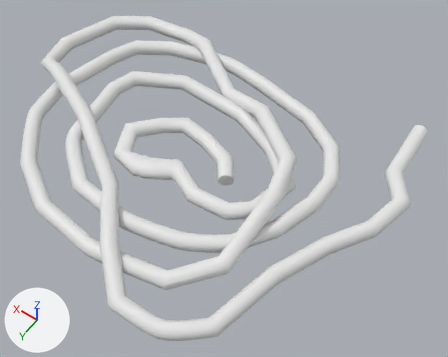
One commit to the FBX model ZA Groupe 2/Assets/Art/3D Models/Props/ME_Rope_01.fbx: the scene before it, then after it.
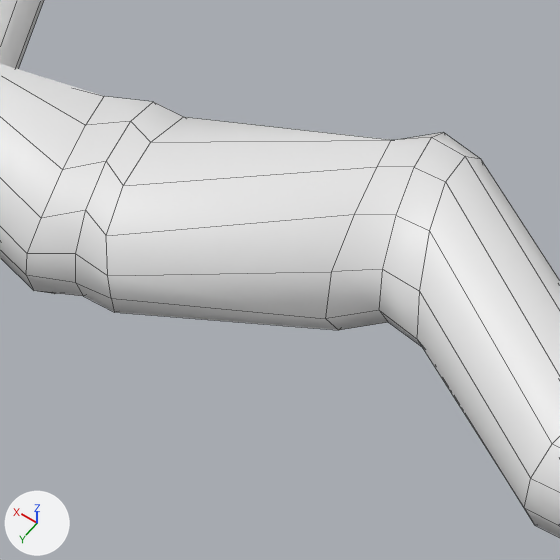
Each version is shown whole from a 50 mm lens placed at (-0.807, 0.847, 1.363), pointed at (-0.172, -0.041, -0.032), then close up on the part from 29% to 42% of the width and 40% to 57% of the height. The lights are fixed; the arrows at lower left show +X, +Y and +Z. The close-ups show mesh edges as thin lines. Where no turn or scale is listed for an object, it has been applied to the vertices.

The first close-up shows 'corde'.
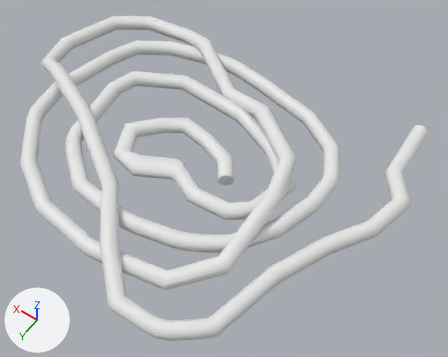
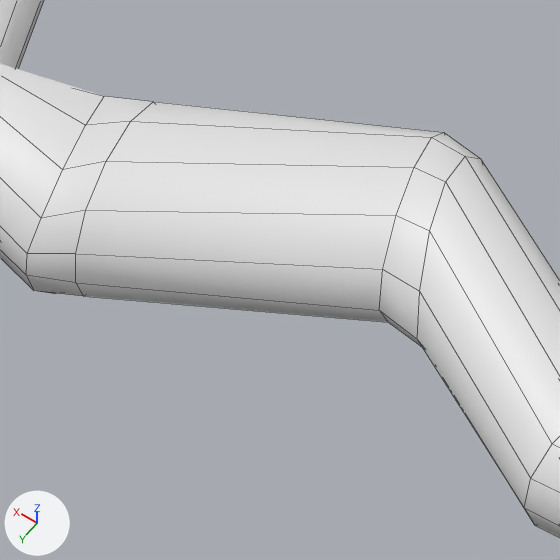
The newer file is also turned or shifted as a whole; pictures and numbers use the older file's frame.

Where the change shows, as pixel boxes (x1, y1, x2, y2) in the close-ups (560 x 560 px):
part 1 of me_mesh, deleted: before (76, 102, 443, 330)

Diff of the bpy script that builds the scene:
```diff
--- a/ZA Groupe 2/Assets/Art/3D Models/Props/ME_Rope_01.fbx.py
+++ b/ZA Groupe 2/Assets/Art/3D Models/Props/ME_Rope_01.fbx.py
@@ me_mesh @@
 # used by ob_corde; location = (-0.0532, -0.046, 0.0)
-me_mesh.from_pydata(...)  # 1788 vertices, 1754 faces; spans x -0.597..0.652, y -0.459..0.506, z -0.023..0.069
+me_mesh.from_pydata(...)  # 1140 vertices, 1130 faces; spans x -0.597..0.652, y -0.459..0.506, z -0.023..0.069
+# me_mesh part 1: 492 vertices removed from x -0.37..0.516, y 0.04..0.505, z -0.023..0.023
```
